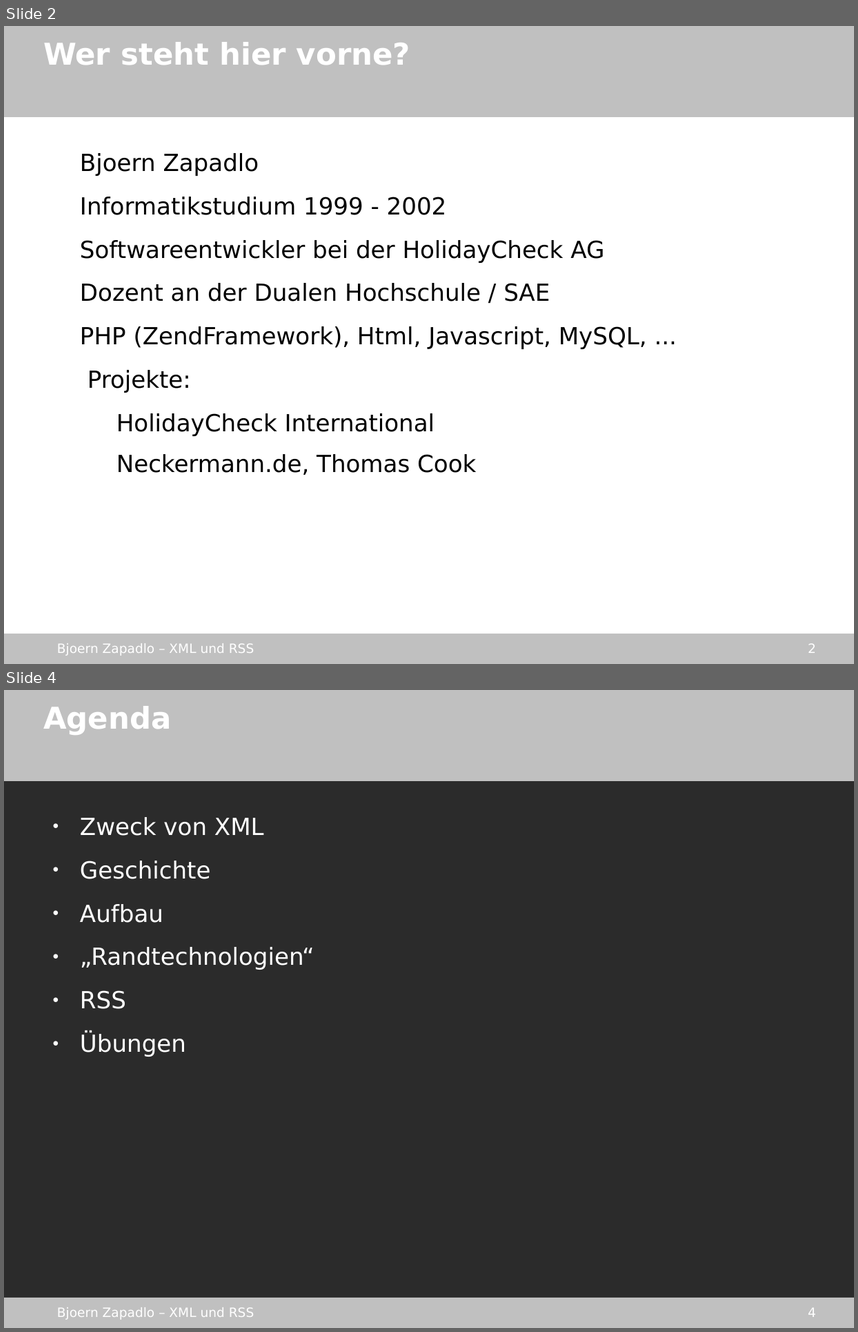
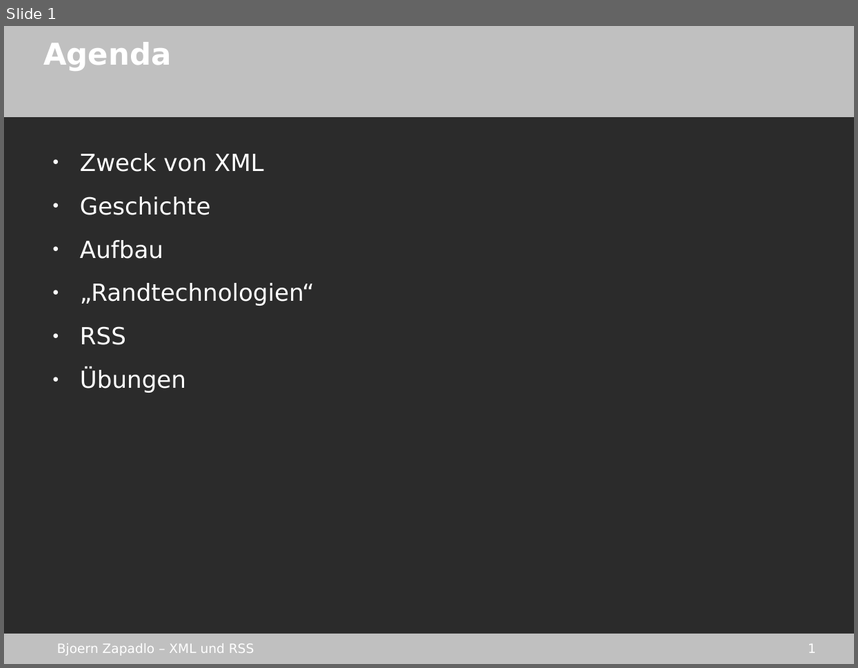
Before and after one commit to gmb2012/sae-xml_rss, a slide deck: stuff/xml_rss.odp. Shown one above the other, each under a label of ours: slides 2 and 4 before the commit, slide 1 after it; the slides between them are not shown. The pictures are 858x1332 and 858x668 pixels, drawn with LibreOffice and Linux fonts; fonts in the diff are those of the drawing; background and template pictures are left out; a plain dark background stands for a picture behind light text. Boxes give left, top, right and bottom in pixels: in the first picture for what was removed or moved away, otherwise in the second. Text is boxed around its words. In the diff, an @@ line names an element or a change of style, - is before the commit and + after.

```diff
--- a/stuff/xml_rss.odp
+++ b/stuff/xml_rss.odp
@@ slide 2 removed at (4, 26, 854, 664), background picture (left out); not listed: 4 template elements that a slide beside it also shows @@
@@ title removed at (43, 42, 410, 65) @@
-Wer steht hier vorne?
@@ text removed at (80, 153, 647, 474) @@
-● Bjoern Zapadlo
-● Informatikstudium 1999 - 2002
-● Softwareentwickler bei der HolidayCheck AG
-● Dozent an der Dualen Hochschule / SAE
-● PHP (ZendFramework), Html, Javascript, MySQL, ...
-● Projekte:
-  ● HolidayCheck International
-  ● Neckermann.de, Thomas Cook
@@ what was slide 4 is now slide 1 @@
@@ page number at (808, 644, 816, 653): text changed @@
-4
+1
```
Also in this commit, not shown: 1 slide added, 3 other slides removed, 1 other file.
